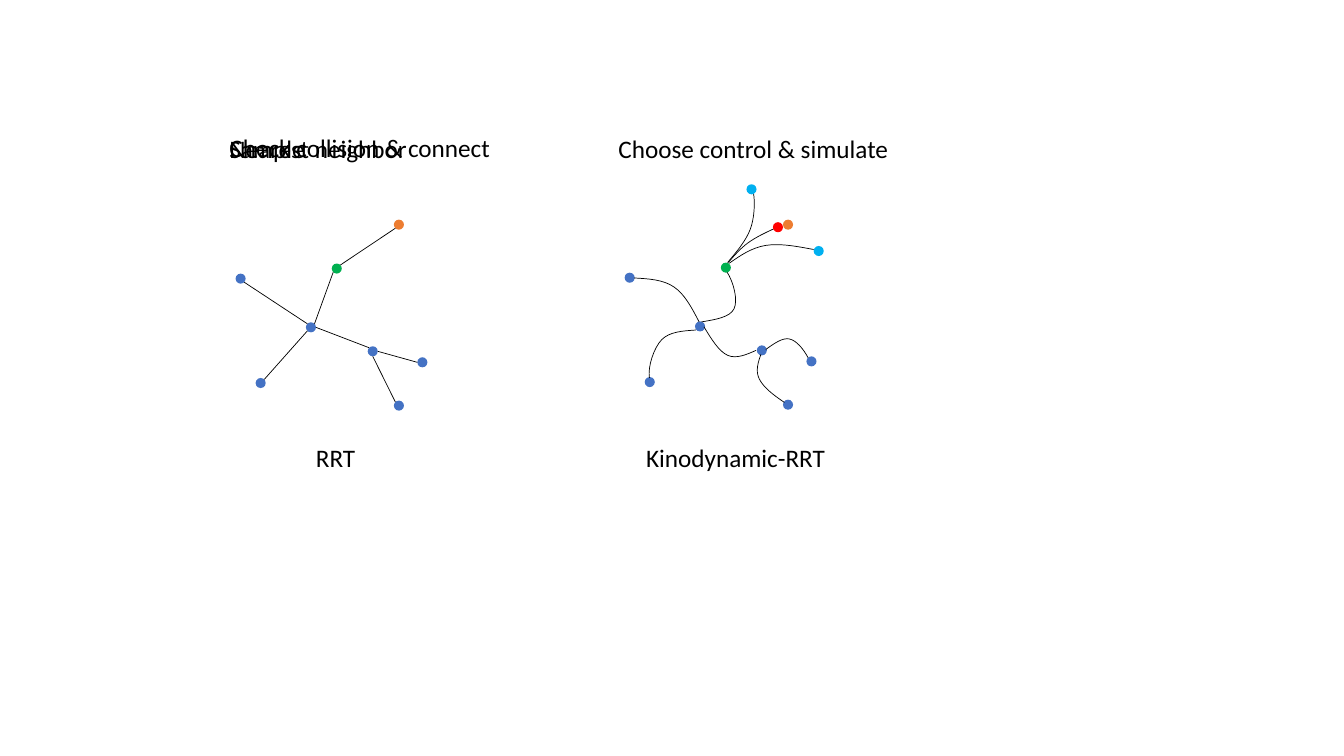
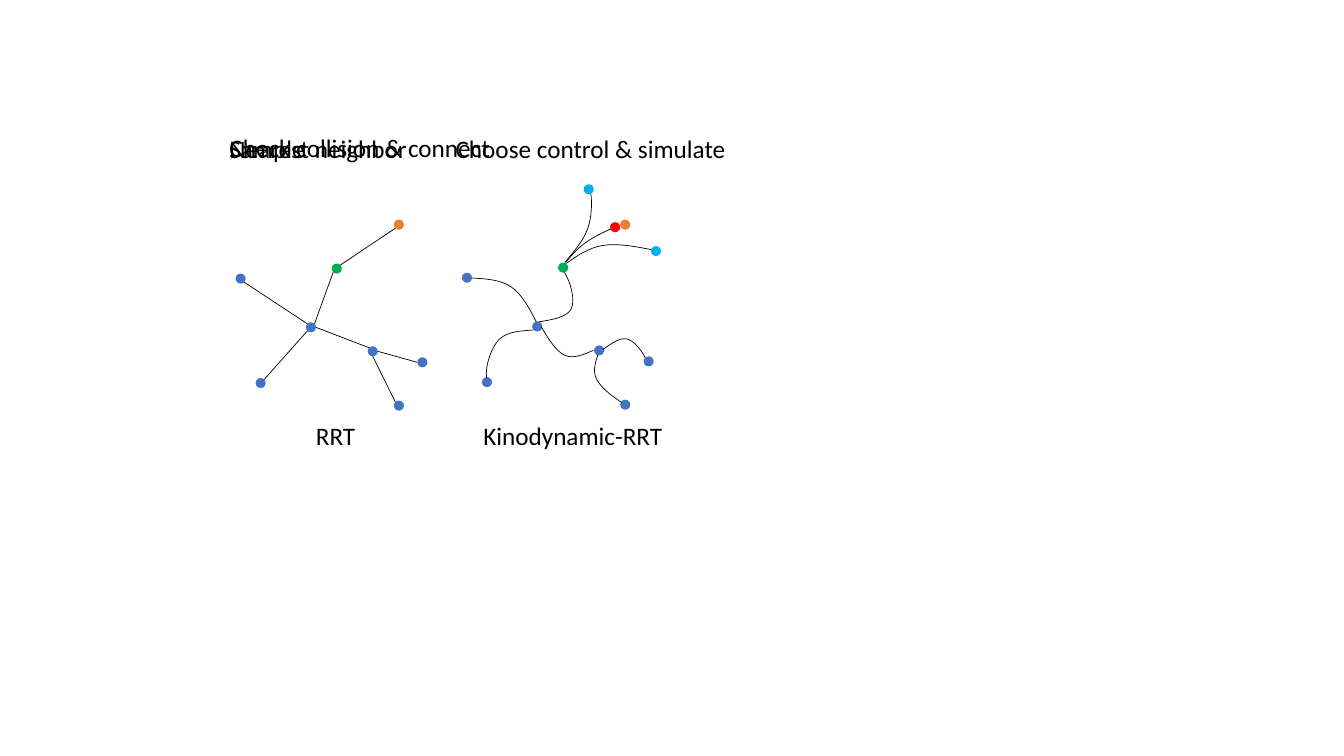
Before and after one commit to krishauser/RoboticSystemsBook, a slide deck: slide 1 of figures/planning/Yixuan_chap11.pptx. Drawn at 1344x756 pixels with LibreOffice and Linux fonts; fonts in the diff are those of the drawing. Boxes give left, top, right and bottom in pixels: in the first picture for what was removed or moved away, otherwise in the second. Text is boxed around its words. In the diff, an @@ line names an element or a change of style, - is before the commit and + after.

```diff
--- a/figures/planning/Yixuan_chap11.pptx
+++ b/figures/planning/Yixuan_chap11.pptx
@@ 10 ellipses, 5 freeform shapes, 1 text: place and size @@
-10 ellipses, 5 freeform shapes, 1 text at (618, 140, 888, 410)
+10 ellipses, 5 freeform shapes, 1 text at (456, 140, 725, 410)
@@ 4 freeform shapes, 1 ellipse: place and size @@
-4 freeform shapes, 1 ellipse at (634, 245, 814, 403)
+4 freeform shapes, 1 ellipse at (472, 245, 651, 403)
@@ text "RRT": place and size @@
-text "RRT" at (316, 450, 355, 467)
+text "RRT" at (316, 428, 355, 445)
@@ text "Kinodynamic-RRT": place and size @@
-text "Kinodynamic-RRT" at (646, 449, 825, 471)
+text "Kinodynamic-RRT" at (483, 427, 662, 449)
```
Also in this commit, not shown: 1 slide added, 13 other files.
